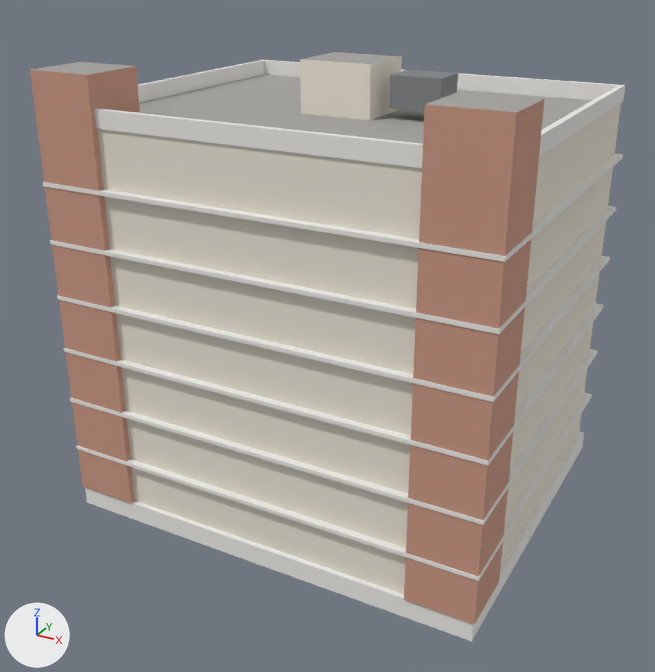
Two versions of the FBX model Assets/Models/Buildings/Hostel_Chain_2.fbx, one commit apart.
One viewpoint serves both versions: a 50 mm lens placed at (24.6, -47.6, 33.1), pointed at (-0.6, -1.8, 10.1). Arrows for +X, +Y and +Z are at lower left; the lights stay in place. The first picture is the older version. Where no turn or scale is listed for an object, it has been applied to the vertices. Vertices at exactly the same position are counted once.

Names of what the first picture shows: 'Hostel_Chain_2'.
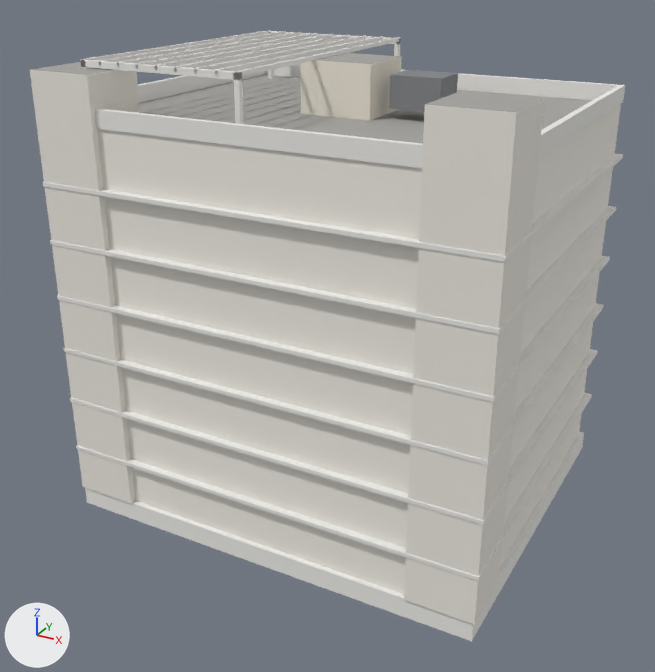
Location of each change, (x1, y1, x2, y2) in pixels of the pictures (655 x 672 px):
```json
{"object": "Hostel_Chain_2", "change": "reshaped", "before": [30, 52, 625, 641], "after": [30, 30, 625, 641]}
{"part": 1, "of": "me_hostel_chain_2", "change": "added", "after": [81, 30, 271, 62]}
{"part": 2, "of": "me_hostel_chain_2", "change": "added", "after": [99, 31, 286, 65]}
{"part": 3, "of": "me_hostel_chain_2", "change": "added", "after": [117, 32, 302, 66]}
{"part": 4, "of": "me_hostel_chain_2", "change": "added", "after": [136, 33, 317, 69]}
{"part": 5, "of": "me_hostel_chain_2", "change": "added", "after": [155, 34, 333, 70]}
{"part": 6, "of": "me_hostel_chain_2", "change": "added", "after": [174, 35, 349, 72]}
{"part": 7, "of": "me_hostel_chain_2", "change": "added", "after": [194, 35, 366, 73]}
{"part": 8, "of": "me_hostel_chain_2", "change": "added", "after": [215, 36, 383, 75]}
{"part": 9, "of": "me_hostel_chain_2", "change": "added", "after": [236, 37, 401, 77]}
{"part": 10, "of": "me_hostel_chain_2", "change": "added", "after": [81, 60, 244, 124]}
{"part": 11, "of": "me_hostel_chain_2", "change": "added", "after": [268, 31, 401, 79]}
{"part": 12, "of": "me_hostel_chain_2", "change": "recoloured", "before": [30, 70, 544, 624], "after": [30, 70, 544, 624], "on screen": "beige to white"}
```

Scene script edits in JSON lines:
```json
{"op": "add", "block": "mat_jali", "code": ["mat_jali = principled_material('Jali')", "mat_jali.base_color = (0.86, 0.83, 0.76)  # white #efebe2", "mat_jali.roughness = 0.8"]}
{"block": "me_hostel_chain_2", "where": "# used by ob_hostel_chain_2; location = (0.0, 0.0, 0.0)"}
{"op": "remove", "block": "me_hostel_chain_2", "code": "me_hostel_chain_2.from_pydata(...)  # 124 vertices, 90 faces; spans x -13.4..13.4, y -11.4..11.5, z -0.8..26.8"}
{"op": "add", "block": "me_hostel_chain_2", "code": "me_hostel_chain_2.from_pydata(...)  # 236 vertices, 172 faces; spans x -13.4..13.4, y -11.4..11.5, z -0.8..27.0"}
{"block": "me_hostel_chain_2", "change": "me_hostel_chain_2 part 1: a new loose piece, a box spanning x -11.5..-11.35, y -9.5..9.5, z 26.8..27.05, in mat_concrete (white #efedea)"}
{"block": "me_hostel_chain_2", "change": "me_hostel_chain_2 part 2: a new loose piece, a box spanning x -10.24..-10.09, y -9.5..9.5, z 26.8..27.05, in mat_concrete (white #efedea)"}
{"block": "me_hostel_chain_2", "change": "me_hostel_chain_2 part 3: a new loose piece, a box spanning x -8.99..-8.84, y -9.5..9.5, z 26.8..27.05, in mat_concrete (white #efedea)"}
{"block": "me_hostel_chain_2", "change": "me_hostel_chain_2 part 4: a new loose piece, a box spanning x -7.73..-7.58, y -9.5..9.5, z 26.8..27.05, in mat_concrete (white #efedea)"}
{"block": "me_hostel_chain_2", "change": "me_hostel_chain_2 part 5: a new loose piece, a box spanning x -6.47..-6.32, y -9.5..9.5, z 26.8..27.05, in mat_concrete (white #efedea)"}
{"block": "me_hostel_chain_2", "change": "me_hostel_chain_2 part 6: a new loose piece, a box spanning x -5.22..-5.07, y -9.5..9.5, z 26.8..27.05, in mat_concrete (white #efedea)"}
{"block": "me_hostel_chain_2", "change": "me_hostel_chain_2 part 7: a new loose piece, a box spanning x -3.96..-3.81, y -9.5..9.5, z 26.8..27.05, in mat_concrete (white #efedea)"}
{"block": "me_hostel_chain_2", "change": "me_hostel_chain_2 part 8: a new loose piece, a box spanning x -2.71..-2.56, y -9.5..9.5, z 26.8..27.05, in mat_concrete (white #efedea)"}
{"block": "me_hostel_chain_2", "change": "me_hostel_chain_2 part 9: a new loose piece, a box spanning x -1.45..-1.3, y -9.5..9.5, z 26.8..27.05, in mat_concrete (white #efedea)"}
{"block": "me_hostel_chain_2", "change": "me_hostel_chain_2 part 10: a new loose piece of 20 vertices spanning x -11.5..-1.3, y -9.5..-9.2, z 23.8..27.0, in mat_concrete (white #efedea)"}
{"block": "me_hostel_chain_2", "change": "me_hostel_chain_2 part 11: a new loose piece of 20 vertices spanning x -11.5..-1.3, y 9.2..9.5, z 23.8..27.0, in mat_concrete (white #efedea)"}
{"block": "me_hostel_chain_2", "change": "me_hostel_chain_2 part 12: 8 faces spanning x -13.4..13.4, y -11.4..-7.5, z 0.5..26.6 switch from mat_brick (beige #cb9984) to mat_jali (white #efebe2)"}
```
